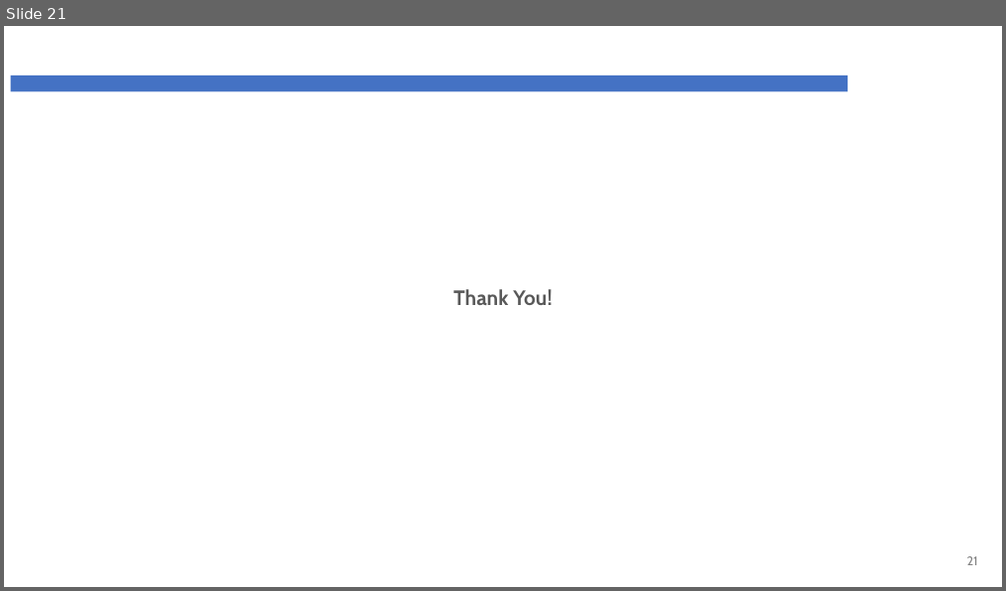
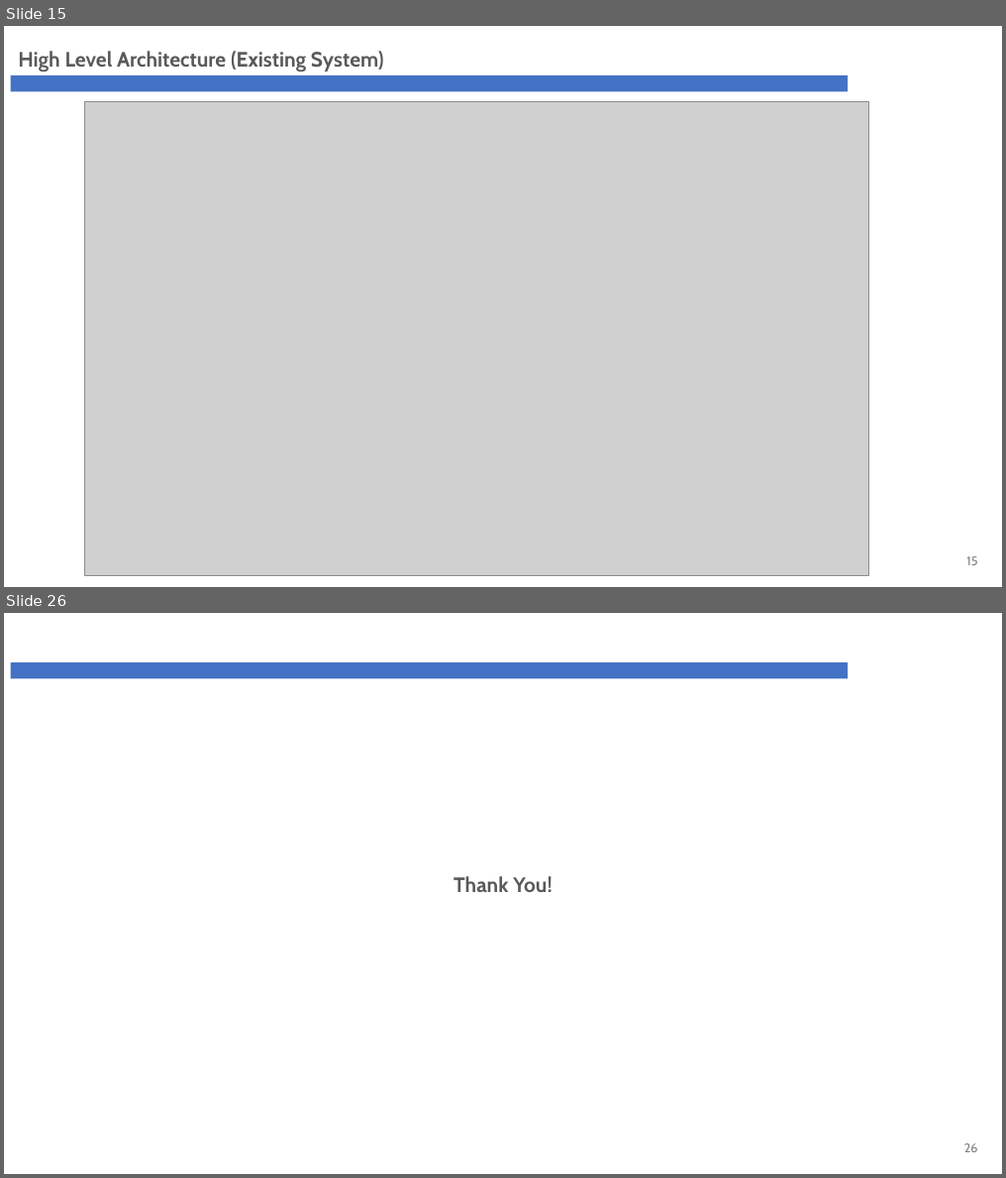
Before and after one commit to phyothuhan26/MySolutions, a slide deck: GandG_YPS/Presentation/G&G_Revamp_ARB.pptx. Shown one above the other, each under a label of ours: slide 21 before the commit, slides 15 and 26 after it; the slides between them are not shown. The pictures are 1006x591 and 1006x1178 pixels, drawn with LibreOffice and Linux fonts; fonts in the diff are those of the drawing; grey boxes stand for pictures; background and template pictures are left out. Boxes give left, top, right and bottom in pixels: in the first picture for what was removed or moved away, otherwise in the second. Text is boxed around its words. In the diff, an @@ line names an element or a change of style, - is before the commit and + after.

```diff
--- a/GandG_YPS/Presentation/G&G_Revamp_ARB.pptx
+++ b/GandG_YPS/Presentation/G&G_Revamp_ARB.pptx
@@ slide 15 added at <box>4,26,1002,587</box>, background #FFFFFF; not listed: 1 template element that a slide beside it also shows @@
@@ text added at <box>18,51,384,72</box>, 20 pt, text #595959, bold @@
+High Level Architecture (Existing System)
@@ picture added at <box>85,101,869,576</box> @@
@@ page number added at <box>966,557,977,566</box>, 12 pt, text #808080 @@
+15
@@ what was slide 21 is now slide 26 @@
@@ page number at <box>964,1144,978,1153</box>: text changed @@
-21
+26
```
Also in this commit, not shown: 4 slides changed, 20 other slides added, 16 slides removed, 16 other files.
